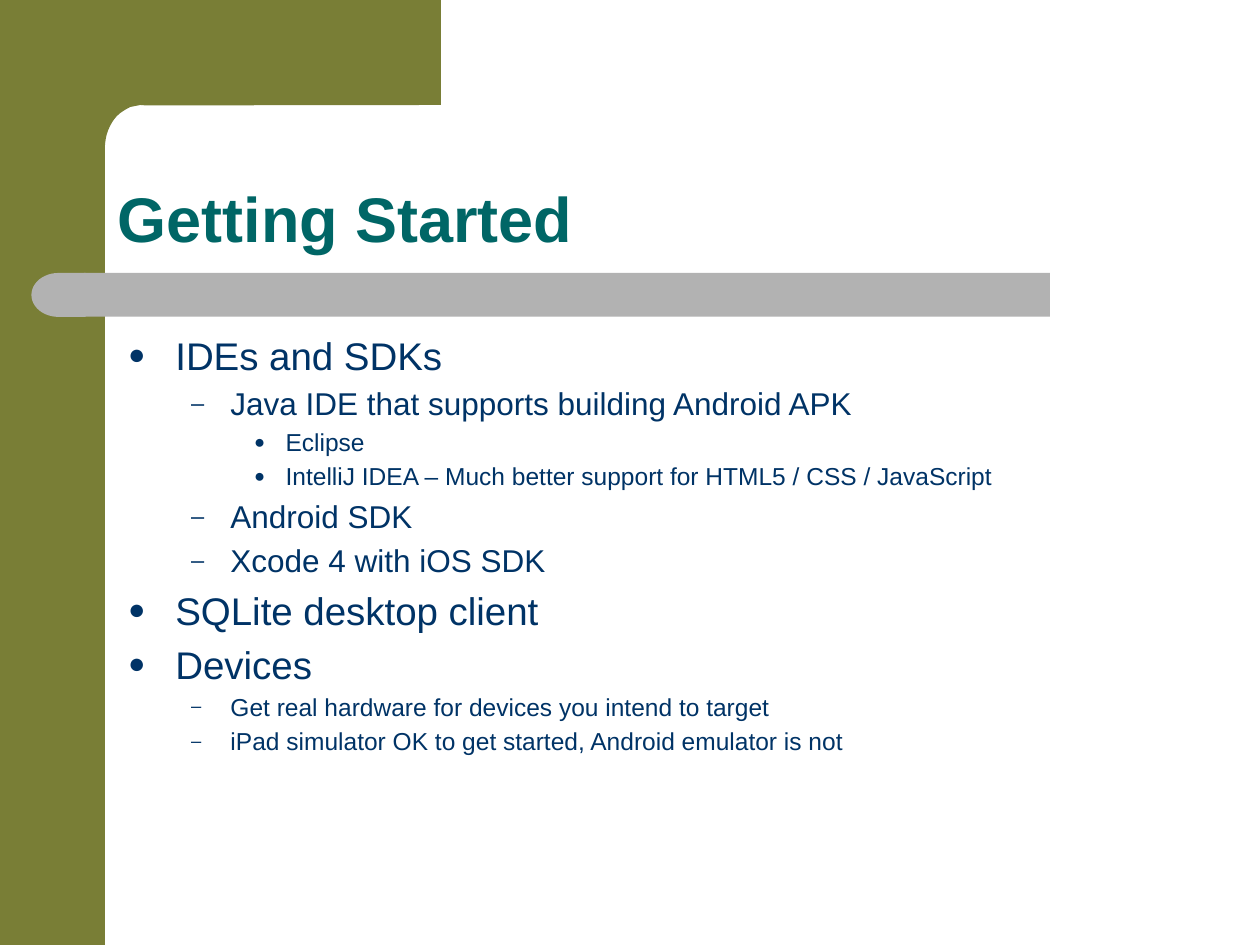
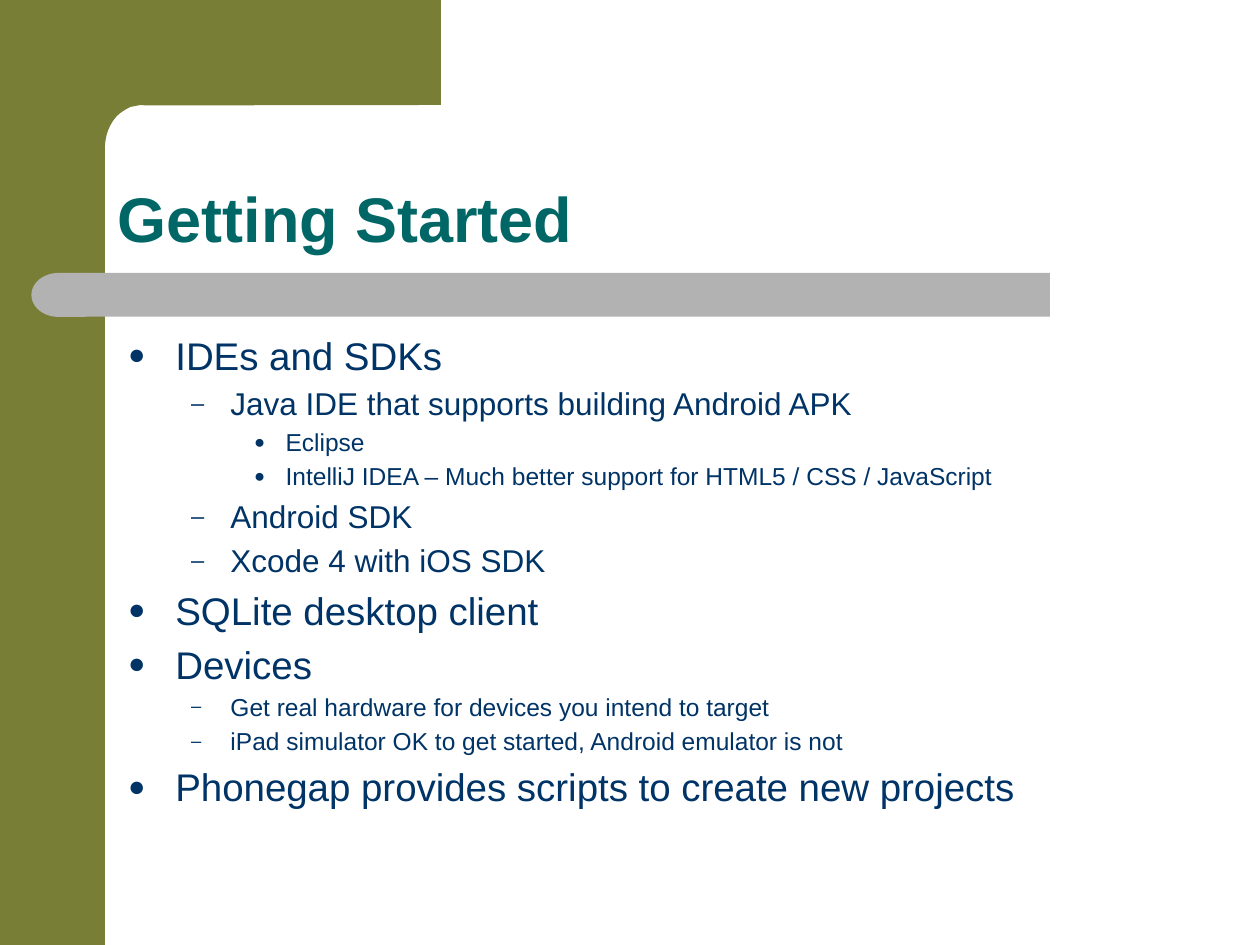
Before and after one commit to jkwuc89/RealPhonegapApp, a slide deck: slide 7 of RealWorldMobileAppDevelopment.pptx. Drawn at 1260x945 pixels with LibreOffice and Linux fonts; fonts in the diff are those of the drawing; background and template pictures are left out. Boxes give left, top, right and bottom in pixels: in the first picture for what was removed or moved away, otherwise in the second. Text is boxed around its words. In the diff, an @@ line names an element or a change of style, - is before the commit and + after.

```diff
--- a/RealWorldMobileAppDevelopment.pptx
+++ b/RealWorldMobileAppDevelopment.pptx
@@ text at box(175, 773, 1015, 809): paragraph added @@
+● Phonegap provides scripts to create new projects
```
Also in this commit, not shown: 11 other slides changed.
